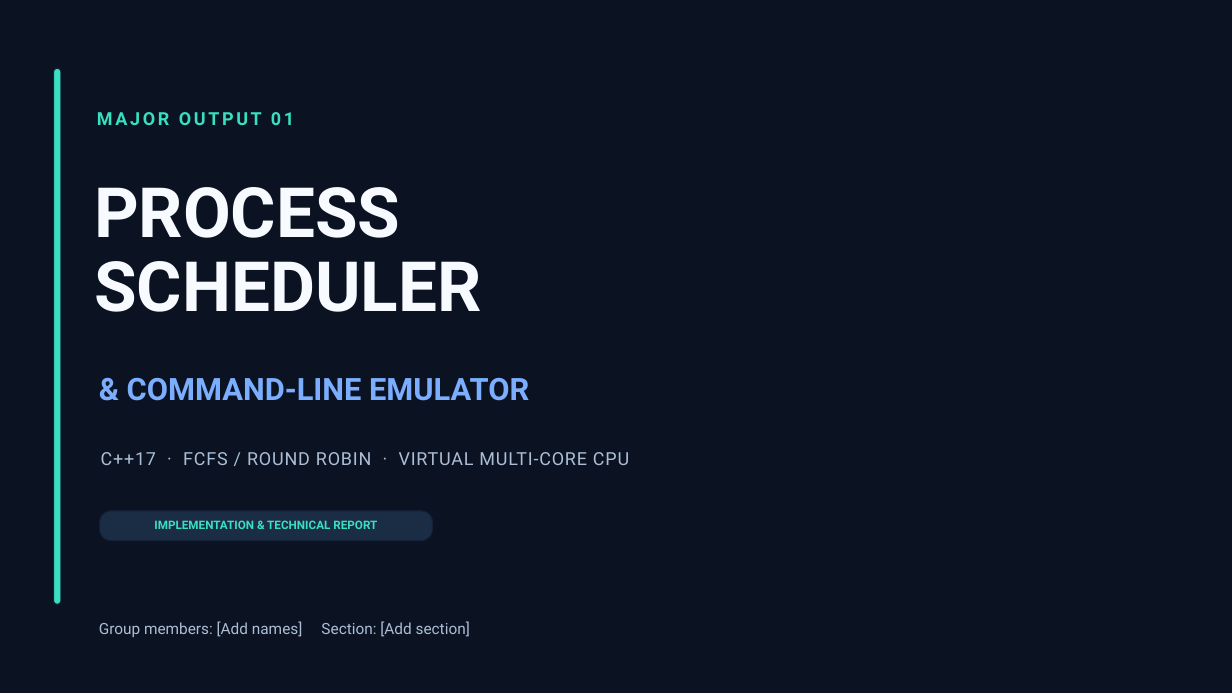
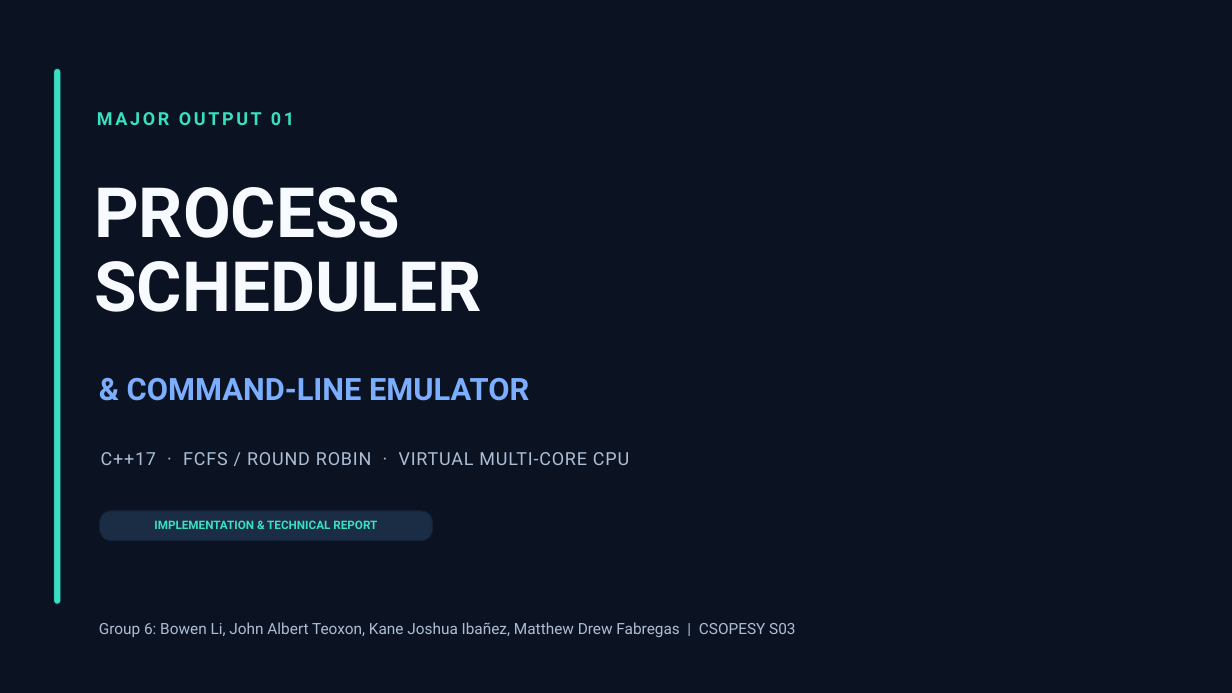
Before and after one commit to mysteriouskimsajaang/Process-Scheduler-CLI, a slide deck: slide 1 of Technical_Report.pptx. Drawn at 1232x693 pixels with LibreOffice and Linux fonts; fonts in the diff are those of the drawing. Boxes give left, top, right and bottom in pixels: in the first picture for what was removed or moved away, otherwise in the second. Text is boxed around its words. In the diff, an @@ line names an element or a change of style, - is before the commit and + after.

```diff
--- a/Technical_Report.pptx
+++ b/Technical_Report.pptx
@@ text at [99,622,795,637]: text changed @@
-Group members: [Add names] Section: [Add section]
+Group 6: Bowen Li, John Albert Teoxon, Kane Joshua Ibañez, Matthew Drew Fabregas | CSOPESY S03
```
Also in this commit, not shown: 9 other slides changed, 2 slides added.
